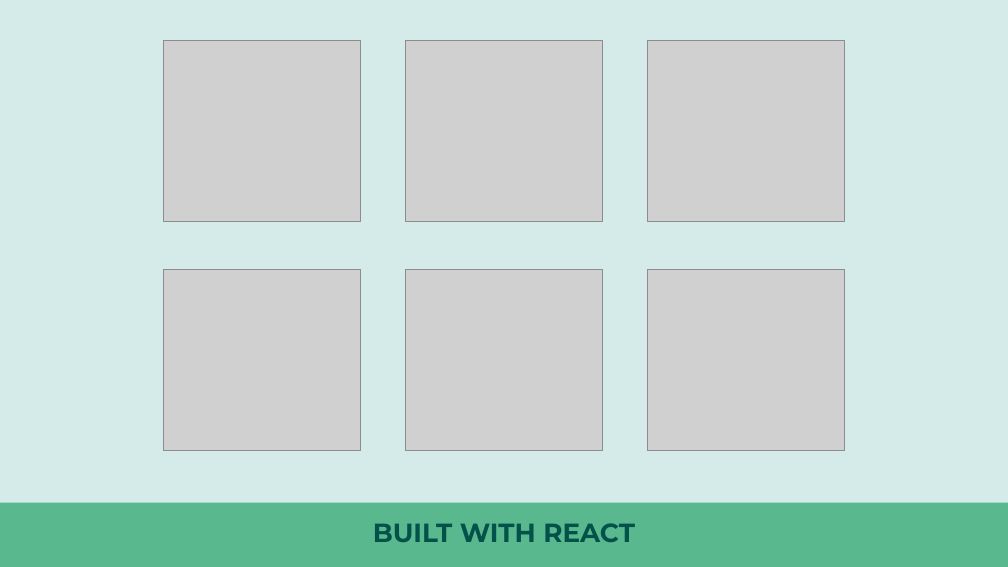
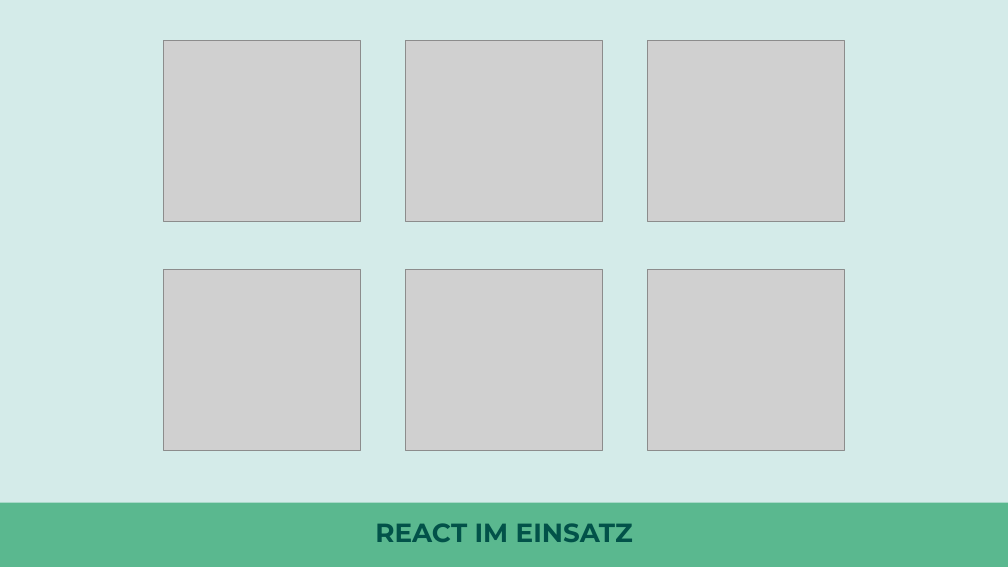
Before and after one commit to nilshartmann/react-talk, a slide deck: slide 8 of react-talk.pptx. Drawn at 1008x567 pixels with LibreOffice and Linux fonts; fonts in the diff are those of the drawing; grey boxes stand for pictures. Boxes give left, top, right and bottom in pixels: in the first picture for what was removed or moved away, otherwise in the second. Text is boxed around its words. In the diff, an @@ line names an element or a change of style, - is before the commit and + after.

```diff
--- a/react-talk.pptx
+++ b/react-talk.pptx
@@ title at [375,523,633,542]: text changed @@
-BUILT WITH REACT
+REACT IM EINSATZ
```
Also in this commit, not shown: 4 other slides changed, 21 slides added, 1 slide removed, 2 other files.
